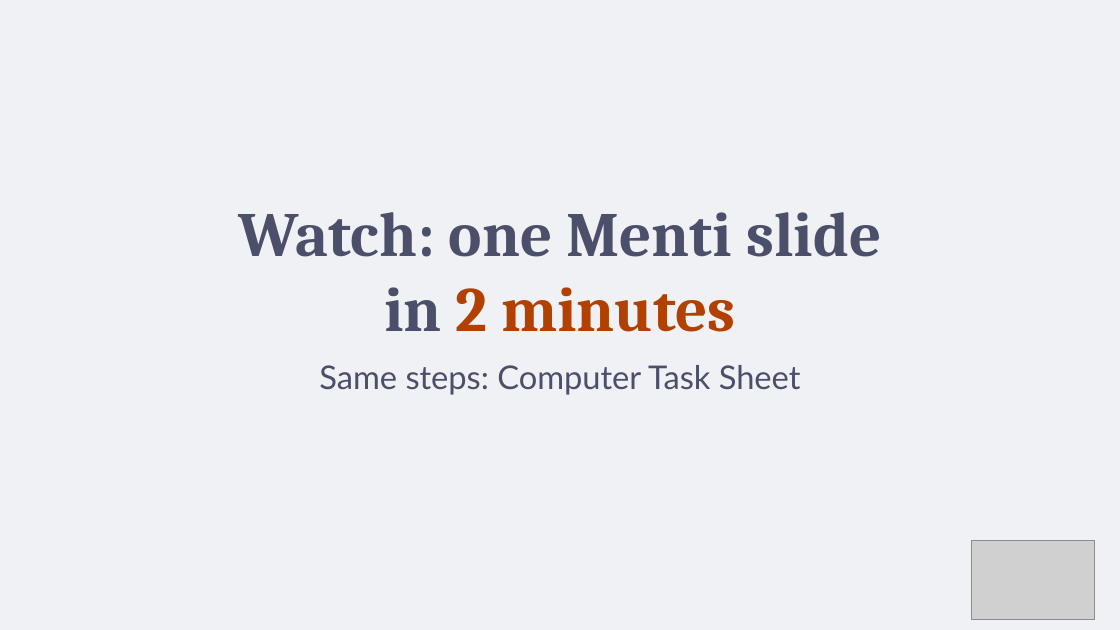
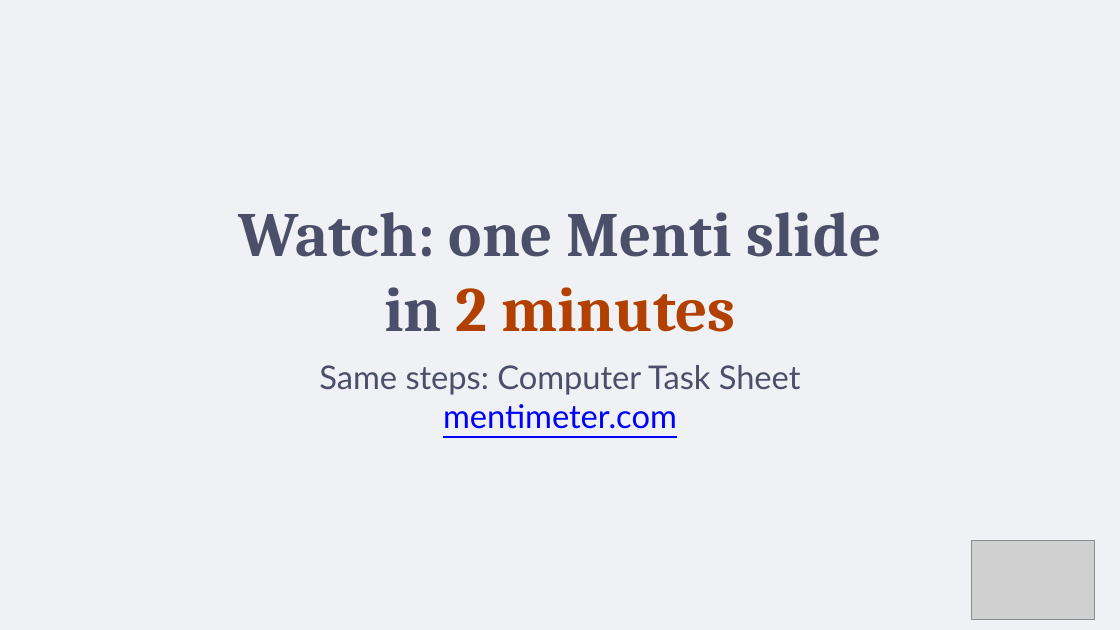
Before and after one commit to teachingthatlands/teachingthatlands.github.io, a slide deck: slide 13 of site/public/slides/ttl-one-day-2-active-beats-passive.pptx. Drawn at 1120x630 pixels with LibreOffice and Linux fonts; fonts in the diff are those of the drawing; grey boxes stand for pictures. Boxes give left, top, right and bottom in pixels: in the first picture for what was removed or moved away, otherwise in the second. Text is boxed around its words. In the diff, an @@ line names an element or a change of style, - is before the commit and + after.

```diff
--- a/site/public/slides/ttl-one-day-2-active-beats-passive.pptx
+++ b/site/public/slides/ttl-one-day-2-active-beats-passive.pptx
@@ text at bbox=[443, 404, 677, 429]: paragraph added @@
+mentimeter.com
```
Also in this commit, not shown: 1 other slide changed, 12 other files.
